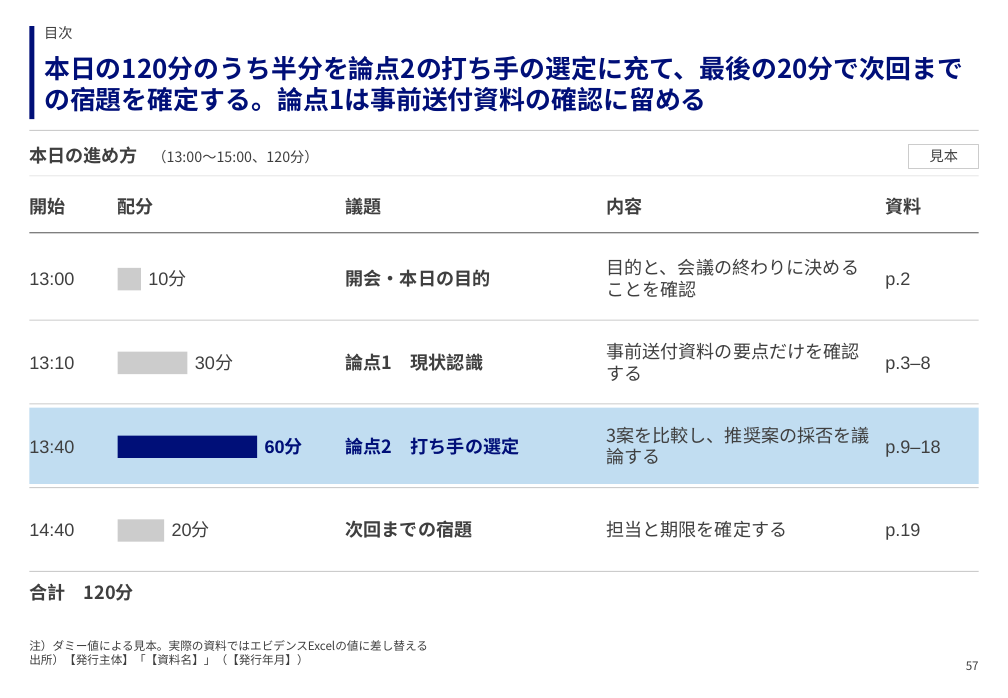
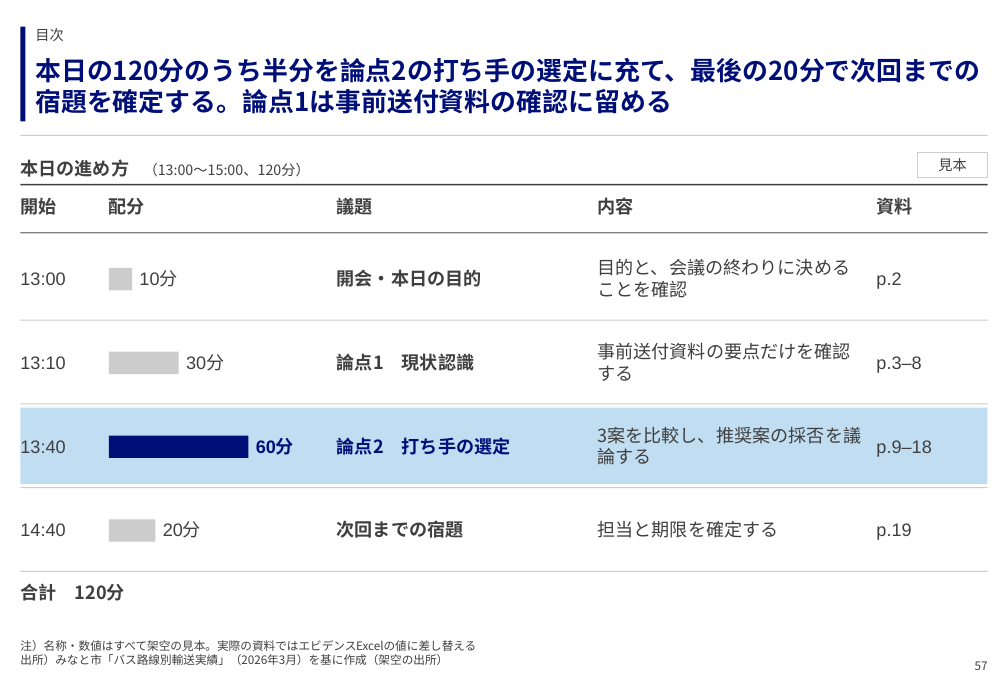
Before and after one commit to GontaHH/slide_builder, a slide deck: slide 57 of patterns/pattern-deck.pptx. Drawn at 1008x698 pixels with LibreOffice and Linux fonts; fonts in the diff are those of the drawing. Boxes give left, top, right and bottom in pixels: in the first picture for what was removed or moved away, otherwise in the second. Text is boxed around its words. In the diff, an @@ line names an element or a change of style, - is before the commit and + after.

```diff
--- a/patterns/pattern-deck.pptx
+++ b/patterns/pattern-deck.pptx
@@ 26 texts, 5 rectangles: place and size @@
-26 texts, 5 rectangles at box(29, 26, 940, 601)
+26 texts, 5 rectangles at box(20, 27, 931, 601)
@@ text "目次": place and size @@
-text "目次" at box(44, 26, 72, 39)
+text "目次" at box(35, 28, 63, 41)
@@ text "本日の120分のうち半分を論点2の打ち手の選定に充て、最後の20分で次回までの宿題を確定する。論点1は事前送付資料の確認 ..." rewrapped from box(44, 56, 963, 112) to box(35, 58, 980, 114) @@
@@ line moved from (30, 130) - (979, 130) to (20, 136) - (988, 136) @@
@@ text "本日の進め方 （13:00〜15:00、120分）": place and size @@
-text "本日の進め方 （13:00〜15:00、120分）" at box(29, 146, 318, 164)
+text "本日の進め方 （13:00〜15:00、120分）" at box(20, 159, 310, 177)
@@ text "本日の進め方 （13:00〜15:00、120分）" at box(20, 159, 310, 177): vertical alignment top to bottom @@
@@ rectangle "見本": place and size @@
-rectangle "見本" at box(909, 144, 979, 168)
+rectangle "見本" at box(918, 153, 988, 177)
@@ line moved from (30, 176) - (979, 176) to (20, 184) - (988, 184) @@
@@ line (20, 184) - (988, 184): stroke #CCCCCC 0.5 pt to #3F3F3F 1.25 pt @@
@@ line moved from (30, 233) - (979, 233) to (20, 233) - (988, 233) @@
@@ line moved from (30, 320) - (979, 320) to (20, 320) - (988, 320) @@
@@ rectangle: place and size @@
-rectangle at box(30, 408, 979, 484)
+rectangle at box(20, 408, 988, 484)
@@ line moved from (30, 404) - (979, 404) to (20, 404) - (988, 404) @@
@@ line moved from (30, 488) - (979, 488) to (20, 488) - (988, 488) @@
@@ line moved from (30, 571) - (979, 571) to (20, 571) - (988, 571) @@
@@ text at box(20, 640, 476, 665): text changed @@
-注）ダミー値による見本。実際の資料ではエビデンスExcelの値に差し替える
-出所）【発行主体】「【資料名】」（【発行年月】）
+注）名称・数値はすべて架空の見本。実際の資料ではエビデンスExcelの値に差し替える
+出所）みなと市「バス路線別輸送実績」（2026年3月）を基に作成（架空の出所）
@@ text "57": place and size @@
-text "57" at box(966, 661, 979, 670)
+text "57" at box(975, 661, 988, 670)
```
Also in this commit, not shown: 74 other slides changed, 37 slides added, 30 slides removed, 18 other files.
